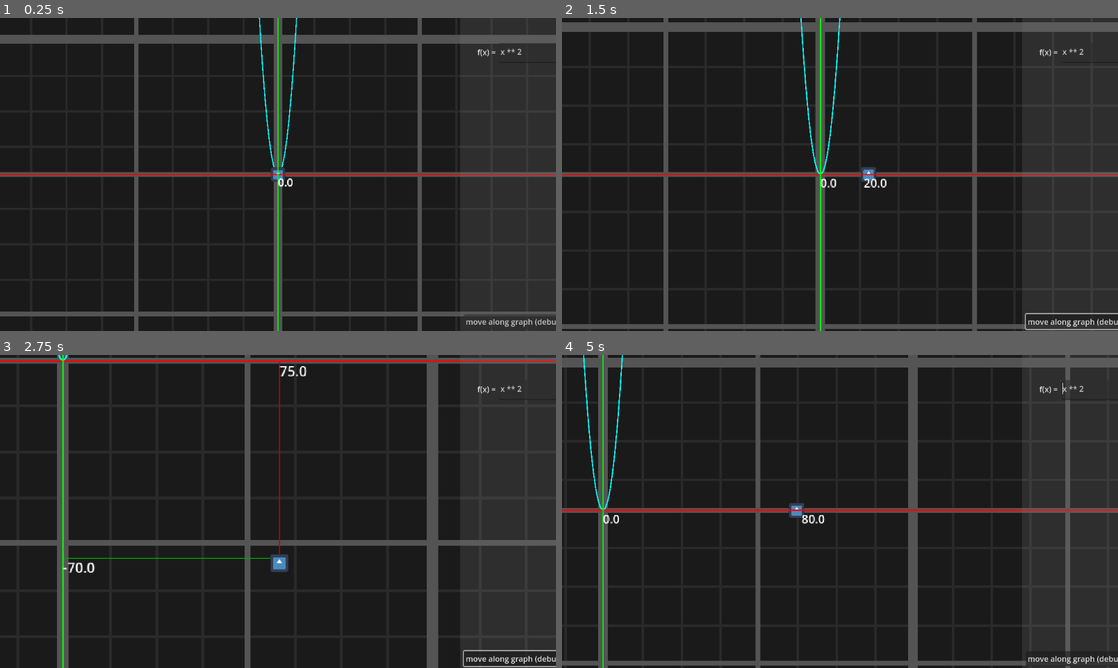
Above: before the commit, frames 1-4 (two rows, left to right).
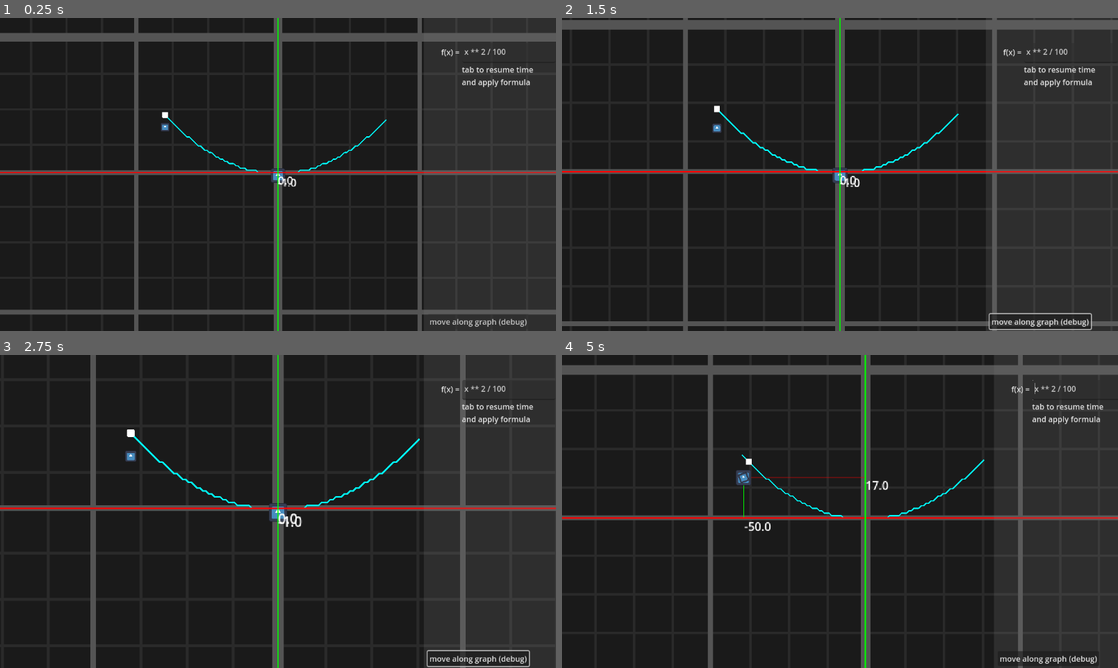
Above: after the commit, the same moments.

Repository: boiiiiiiiii12355/graph-combat
Game: Godot game, scene res://Scenes/game.tscn
Two runs of this game, one before a commit and one after it. Both use one fixed random seed, a clock stepped at 60 frames per second and the inputs below. The engine's default icon, where the game draws it, is replaced by a stand-in: a white triangle on a blue panel in a dark square.
Inputs (mouse positions are in pixels of both pictures, inside the frame that each line leads up to):
- Up to frame 1 (0.25 s): no input
- Up to frame 2 (1.5 s): click "move along graph (debug)" at 0.5 s; move the mouse to (962, 158) at 1.27 s; hold D (right) from 1.28 s (still down); tap Mouse wheel down (zoom in) at 1.35 s
- Up to frame 3 (2.75 s): move the mouse to (166, 527) at 2.02 s; release D (right) at 2.03 s; hold S (down) from 2.03 s (still down); tap Mouse wheel up (zoom out) at 2.1 s
- Up to frame 4 (5 s): move the mouse to (895, 442) at 2.77 s; release S (down) at 2.78 s; hold D (right) 2.78-3.53 s; tap Mouse wheel down (zoom in) at 2.85, 4.35 s; move the mouse to (812, 574) at 3.52 s; hold W (up) 3.53-4.28 s; tap Mouse wheel up (zoom out) at 3.6 s; move the mouse to (1006, 558) at 4.27 s; hold A (left) from 4.28 s (still down); tap Tab (pause, bound only after the commit) at 4.9 s

The runs differ from the first frame. In frame 1, 5.8% of the frame differs, in the area x 0-100%, y 0-99%; in frame 2, 13%; in frame 3, 16%; in frame 4, 18%, in the area x 0-100%, y 0-100%.

Commit message:
Update game.tscn, math_camera.tscn, path_calc.tscn, and 6 more files

Diff:
--- a/Scenes/game.tscn
+++ b/Scenes/game.tscn
@@ -1,10 +1,11 @@
-[gd_scene load_steps=6 format=3 uid="uid://c8pl2y15qc3en"]
+[gd_scene load_steps=7 format=3 uid="uid://c8pl2y15qc3en"]
 
 [ext_resource type="PackedScene" uid="uid://cl3mk4vqd4f8d" path="res://Scenes/player.tscn" id="1_ebmjs"]
 [ext_resource type="Texture2D" uid="uid://dabhf7ituprnp" path="res://sbs_-_texture_grid_pack/128x128/Gray/Prototype_Grid_Gray_04-128x128.png" id="1_wrm1d"]
 [ext_resource type="PackedScene" uid="uid://byugwkpud0is0" path="res://Scenes/math_camera.tscn" id="3_3dryh"]
 [ext_resource type="PackedScene" uid="uid://d3ixkjyjao54n" path="res://Scenes/ui.tscn" id="4_3dryh"]
 [ext_resource type="PackedScene" uid="uid://jg3wydd1d6fe" path="res://Scenes/xy_labels.tscn" id="4_wowpa"]
+[ext_resource type="PackedScene" uid="uid://olbouuixcjs4" path="res://Scenes/path_calc.tscn" id="5_i6g32"]
 
 [node name="Game" type="Node2D"]
 
@@ -21,8 +22,11 @@
 texture = ExtResource("1_wrm1d")
 stretch_mode = 1
 
-[node name="Player" parent="." node_paths=PackedStringArray("ui") instance=ExtResource("1_ebmjs")]
+[node name="Player" parent="." node_paths=PackedStringArray("ui", "path") instance=ExtResource("1_ebmjs")]
+ruler_x_color = Color(0, 1, 0, 1)
+ruler_y_color = Color(1, 0, 0, 1)
 ui = NodePath("../CanvasLayer/UI")
+path = NodePath("../path")
 
 [node name="math_camera" parent="Player" instance=ExtResource("3_3dryh")]
 zoom = Vector2(3, 3)
@@ -42,6 +46,8 @@
 [node name="xy_labels" parent="." node_paths=PackedStringArray("player") instance=ExtResource("4_wowpa")]
 player = NodePath("../Player")
 
+[node name="path" parent="." instance=ExtResource("5_i6g32")]
+
 [node name="CanvasLayer" type="CanvasLayer" parent="."]
 
 [node name="UI" parent="CanvasLayer" node_paths=PackedStringArray("player") instance=ExtResource("4_3dryh")]
--- a/Scenes/math_camera.tscn
+++ b/Scenes/math_camera.tscn
@@ -4,5 +4,6 @@
 
 [node name="math_camera" type="Camera2D"]
 position_smoothing_enabled = true
+position_smoothing_speed = 15.0
 rotation_smoothing_enabled = true
 script = ExtResource("1_pk5hb")
--- /dev/null
+++ b/Scenes/path_calc.tscn
@@ -0,0 +1,49 @@
+[gd_scene load_steps=5 format=3 uid="uid://olbouuixcjs4"]
+
+[ext_resource type="Texture2D" uid="uid://fjq81le8ad0p" path="res://icon.svg" id="1_8lw4v"]
+
+[sub_resource type="Curve2D" id="Curve2D_rg6wx"]
+_data = {
+"points": PackedVector2Array(0, 0, 0, 0, 0, 0, 0, 0, 0, 0, 41.58, 0)
+}
+point_count = 2
+
+[sub_resource type="CircleShape2D" id="CircleShape2D_a6q2v"]
+radius = 0.01
+
+[sub_resource type="CircleShape2D" id="CircleShape2D_58riu"]
+radius = 0.01
+
+[node name="path" type="Path2D"]
+curve = SubResource("Curve2D_rg6wx")
+
+[node name="follow_this" type="PathFollow2D" parent="."]
+rotates = false
+loop = false
+
+[node name="DampedSpringJoint2D" type="DampedSpringJoint2D" parent="follow_this"]
+node_a = NodePath("../StaticBody2D")
+node_b = NodePath("../RigidBody2D")
+length = 331.0
+stiffness = 64.0
+
+[node name="StaticBody2D" type="StaticBody2D" parent="follow_this"]
+
+[node name="Icon" type="Sprite2D" parent="follow_this/StaticBody2D"]
+modulate = Color(18.892157, 18.892157, 18.892157, 1)
+scale = Vector2(0.02, 0.02)
+texture = ExtResource("1_8lw4v")
+
+[node name="CollisionShape2D" type="CollisionShape2D" parent="follow_this/StaticBody2D"]
+shape = SubResource("CircleShape2D_a6q2v")
+
+[node name="RigidBody2D" type="RigidBody2D" parent="follow_this"]
+collision_layer = 0
+collision_mask = 0
+
+[node name="CollisionShape2D" type="CollisionShape2D" parent="follow_this/RigidBody2D"]
+shape = SubResource("CircleShape2D_58riu")
+
+[node name="Icon" type="Sprite2D" parent="follow_this/RigidBody2D"]
+scale = Vector2(0.03, 0.03)
+texture = ExtResource("1_8lw4v")
--- a/Scenes/player.tscn
+++ b/Scenes/player.tscn
@@ -6,14 +6,14 @@
 [sub_resource type="RectangleShape2D" id="RectangleShape2D_onrkg"]
 size = Vector2(6, 6)
 
-[sub_resource type="Curve2D" id="Curve2D_cvnsp"]
-
-[node name="Player" type="CharacterBody2D" node_paths=PackedStringArray("ruler_x", "ruler_y", "graph", "path")]
+[node name="Player" type="RigidBody2D" node_paths=PackedStringArray("ruler_x", "ruler_y", "rope", "graph", "path", "path_follow")]
 script = ExtResource("1_cvnsp")
-ruler_x = NodePath("Rulers/x")
-ruler_y = NodePath("Rulers/y")
+ruler_x = NodePath("Rulers/y")
+ruler_y = NodePath("Rulers/x")
+rope = NodePath("")
 graph = NodePath("Rulers/graph")
-path = NodePath("Rulers/path")
+path = NodePath("")
+path_follow = NodePath("")
 
 [node name="Icon" type="Sprite2D" parent="."]
 scale = Vector2(0.05, 0.05)
@@ -45,6 +45,3 @@
 joint_mode = 2
 round_precision = 1
 antialiased = true
-
-[node name="path" type="Path2D" parent="Rulers"]
-curve = SubResource("Curve2D_cvnsp")
--- a/Scenes/ui.tscn
+++ b/Scenes/ui.tscn
@@ -94,7 +94,7 @@
 offset_top = 52.0
 offset_right = 1226.0
 offset_bottom = 93.0
-text = "x ** 2"
+text = "x ** 2 / 100"
 placeholder_text = "m * x + c
 "
 selecting_enabled = false
@@ -116,6 +116,15 @@
 toggle_mode = true
 text = "move along graph (debug)"
 
+[node name="Label2" type="Label" parent="input"]
+layout_mode = 0
+offset_left = 1032.0
+offset_top = 95.0
+offset_right = 1345.0
+offset_bottom = 144.0
+text = "tab to resume time
+and apply formula"
+
 [connection signal="mouse_entered" from="input/input" to="." method="_on_input_mouse_entered"]
 [connection signal="mouse_exited" from="input/input" to="." method="_on_input_mouse_exited"]
 [connection signal="text_changed" from="input/input" to="." method="_on_text_edit_text_changed"]
--- a/project.godot
+++ b/project.godot
@@ -28,7 +28,7 @@
 
 pause={
 "deadzone": 0.2,
-"events": [Object(InputEventKey,"resource_local_to_scene":fa …(140 unchanged characters)… d":false,"keycode":0,"physical_keycode":32,"key_label":0,"unicode":32,"location":0,"echo":false,"script":null)
+"events": [Object(InputEventKey,"resource_local_to_scene":fa …(140 unchanged characters)… d":false,"keycode":0,"physical_keycode":4194306,"key_label":0,"unicode":0,"location":0,"echo":false,"script":null)
 ]
 }
 up={
--- a/scripts/player.gd
+++ b/scripts/player.gd
@@ -1,4 +1,4 @@
-extends CharacterBody2D
+extends RigidBody2D
 
 @export var ruler_x : Line2D
 @export var ruler_y : Line2D
@@ -18,33 +18,39 @@
 	center_point = roundi((graph.get_point_count() + 1) / 2)
 
 func init_path():
+	path.curve.clear_points()
 	for pt in graph.get_point_count():
 		path.curve.add_point(graph.get_point_position(pt), Vector2(0, 0), Vector2(0, 0))
 
-func _process(delta: float) -> void:
-	move_and_slide()
 
 func _physics_process(delta: float) -> void:
-	debug_movement()
 	ruler()
 	graphing()
-	if move_on_graph:
-		movement()
+	if move_on_graph and paused == false:
+		path_follow.progress += 1
+		rope_ride()
+	else:
+		linear_velocity = Vector2.ZERO
+
 
 
 var move_on_graph = false
+var accel = 100
 @export var gravity = 9.3
 func movement():
+	var dist = sqrt((path_follow.global_position.x - global_position.x) ** 2 + (path_follow.global_position.y - global_position.y) ** 2)
+	var dir = (path_follow.global_position - global_position).normalized()
+	var req_vel = dir * accel
+
+	linear_velocity = lerp(linear_velocity, linear_velocity + req_vel, 0.1)
 	move_on_graph = true
 
+@onready var rope_pt : RigidBody2D = path.get_child(0).get_child(2)
+func rope_ride():
+	gravity_scale = 0
+	global_position = rope_pt.global_position
+	linear_velocity = rope_pt.linear_velocity
 
-
-
-
-var speed = 100
-func debug_movement():
-	var dir = Input.get_vector("left", "right", "up", 'down')
-	velocity = dir * speed
 
 func ruler():
 	ruler_x.set_point_position(1, Vector2(global_position.x, 0))
@@ -57,25 +63,19 @@
 @export var ui : Control
 @export var graph_accel = 5
 @export var path : Path2D
+@onready var path_follow = path.get_child(0)
 @export var world_boundary = Vector2(1000, 1000)
 var lerp_weight = 0.5
 var center_point = 13
 var offset = 5
 var input_y = 0
-var closest_point : Vector2
 var graph_mem : Array[Vector2]
 #also handles detecting current and next pt
 func graphing():
 
-	var center = global_position
+	for pt in graph.get_point_count():
+#_____________________________________________________closest_point
 
-	for pt in graph.get_point_count():
-		#closest point tracker
-		var closest_to_player = path.curve.get_closest_point(global_position)
-		if graph.get_point_position(pt) == closest_to_player:
-			if closest_to_player != closest_point:
-				print(closest_to_player)
-			closest_point = closest_to_player
 
 #_____________________________________________________graphing!!!
 		var pt_x
--- a/scripts/ui.gd
+++ b/scripts/ui.gd
@@ -1,9 +1,12 @@
 extends Control
 
-@export var player : CharacterBody2D
+@export var player : RigidBody2D
 @export var view : Viewport
 func _ready() -> void:
 	_on_text_edit_text_changed()
+	paused = true
+	anim_player.play("pause")
+	gamemaster.time_speed_set(0)
 
 func _physics_process(delta: float) -> void:
 	player.paused = paused
--- a/scripts/xy_labels.gd
+++ b/scripts/xy_labels.gd
@@ -1,6 +1,6 @@
 extends Control
 
-@export var player : CharacterBody2D
+@export var player : RigidBody2D
 @export var x_label : RichTextLabel
 @export var y_label : RichTextLabel
 @onready var ruler_x = player.ruler_x
Not shown: 1 places in Scenes/player.tscn that only renumber resources
